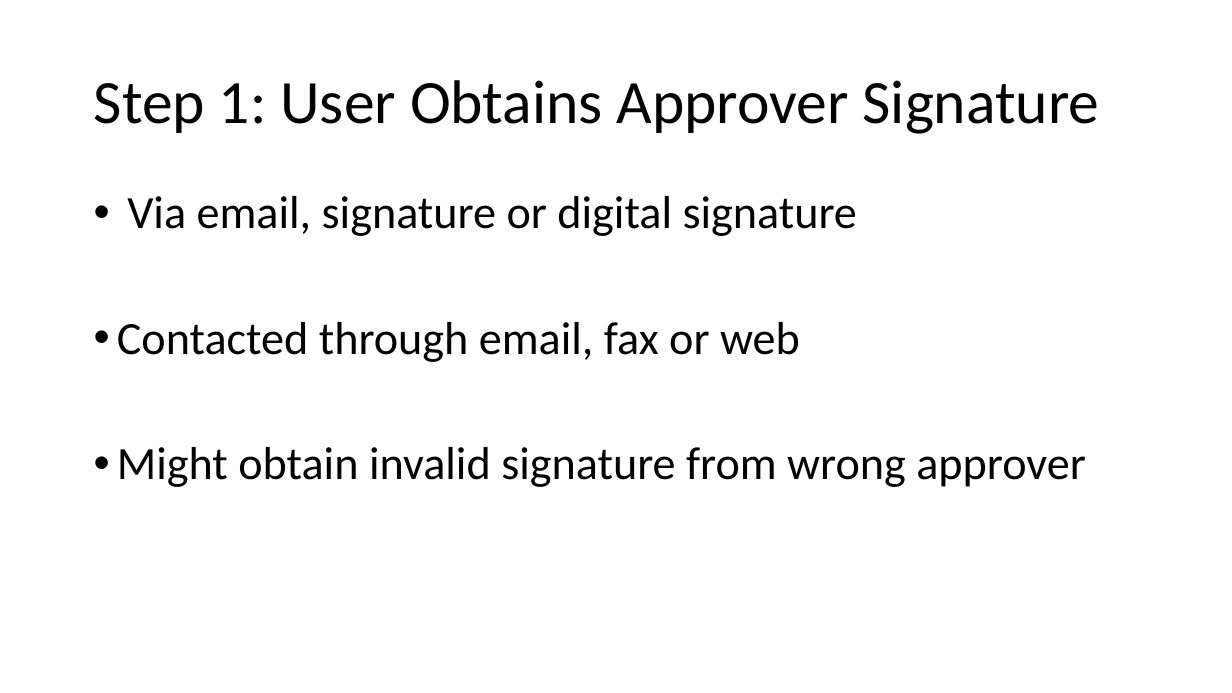
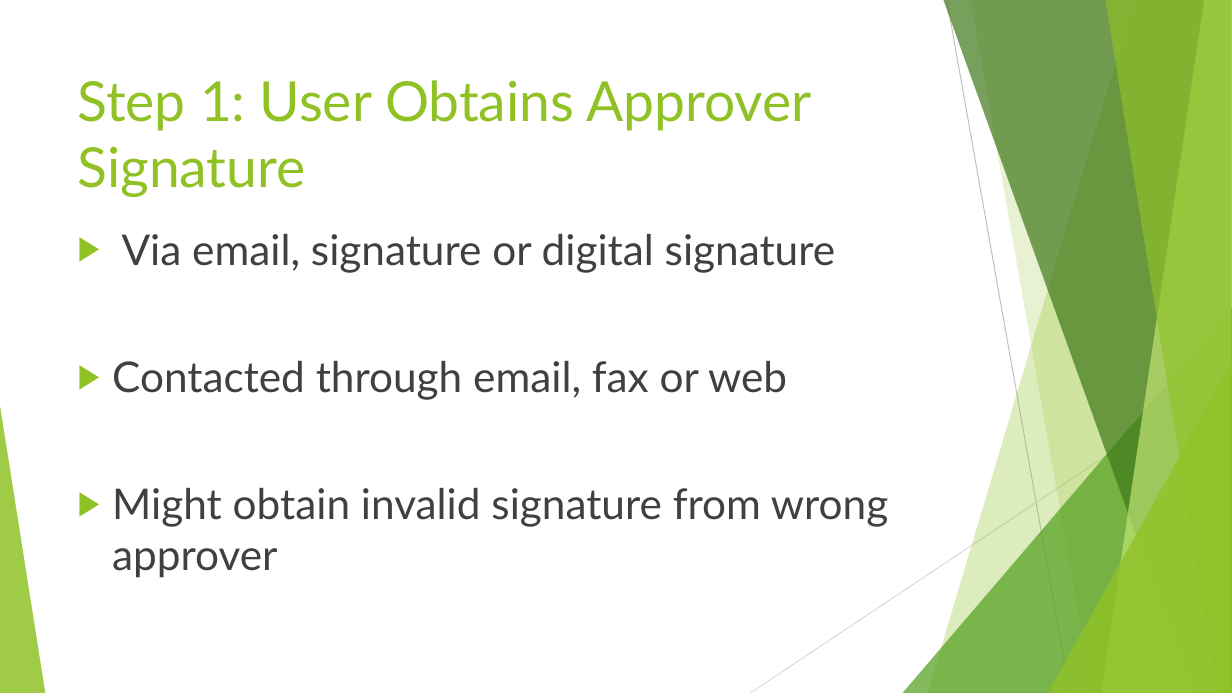
Before and after one commit to Konnie789/ENSE-470, a slide deck: slide 3 of Milestone 1/Milestone-1.ppt. Drawn at 1232x693 pixels with LibreOffice and Linux fonts; fonts in the diff are those of the drawing. Boxes give left, top, right and bottom in pixels: in the first picture for what was removed or moved away, otherwise in the second. Text is boxed around its words. In the diff, an @@ line names an element or a change of style, - is before the commit and + after.

```diff
--- a/Milestone 1/Milestone-1.ppt
+++ b/Milestone 1/Milestone-1.ppt
@@ title "Step 1: User Obtains Approver ...": place and size @@
-title "Step 1: User Obtains Approver ..." at [94,80,1100,134]
+title "Step 1: User Obtains Approver ..." at [78,80,811,197]
@@ title "Step 1: User Obtains Approver ..." at [78,80,811,197]: size 48 to 43 pt, font Calibri to Lato, text colour #000000 to #90C226; line spacing 0.9 to 1; vertical alignment middle to top @@
@@ text "Via email, signature or digital ...": place and size @@
-text "Via email, signature or digital ..." at [117,196,1086,487]
+text "Via email, signature or digital ..." at [112,234,888,578]
@@ text "Via email, signature or digital ..." at [112,234,888,578]: size 36 to 33 pt, font Calibri to Lato, text colour #000000 to #404040; bullet • to ▶; line spacing 0.9 to 1; bullet colour #000000 to #90C226 @@
@@ group added at [0,0,1231,693]: 5 freeform shapes, 3 triangles, 2 lines @@
```
Also in this commit, not shown: 5 other slides changed, 2 slides added, 1 slide removed.
